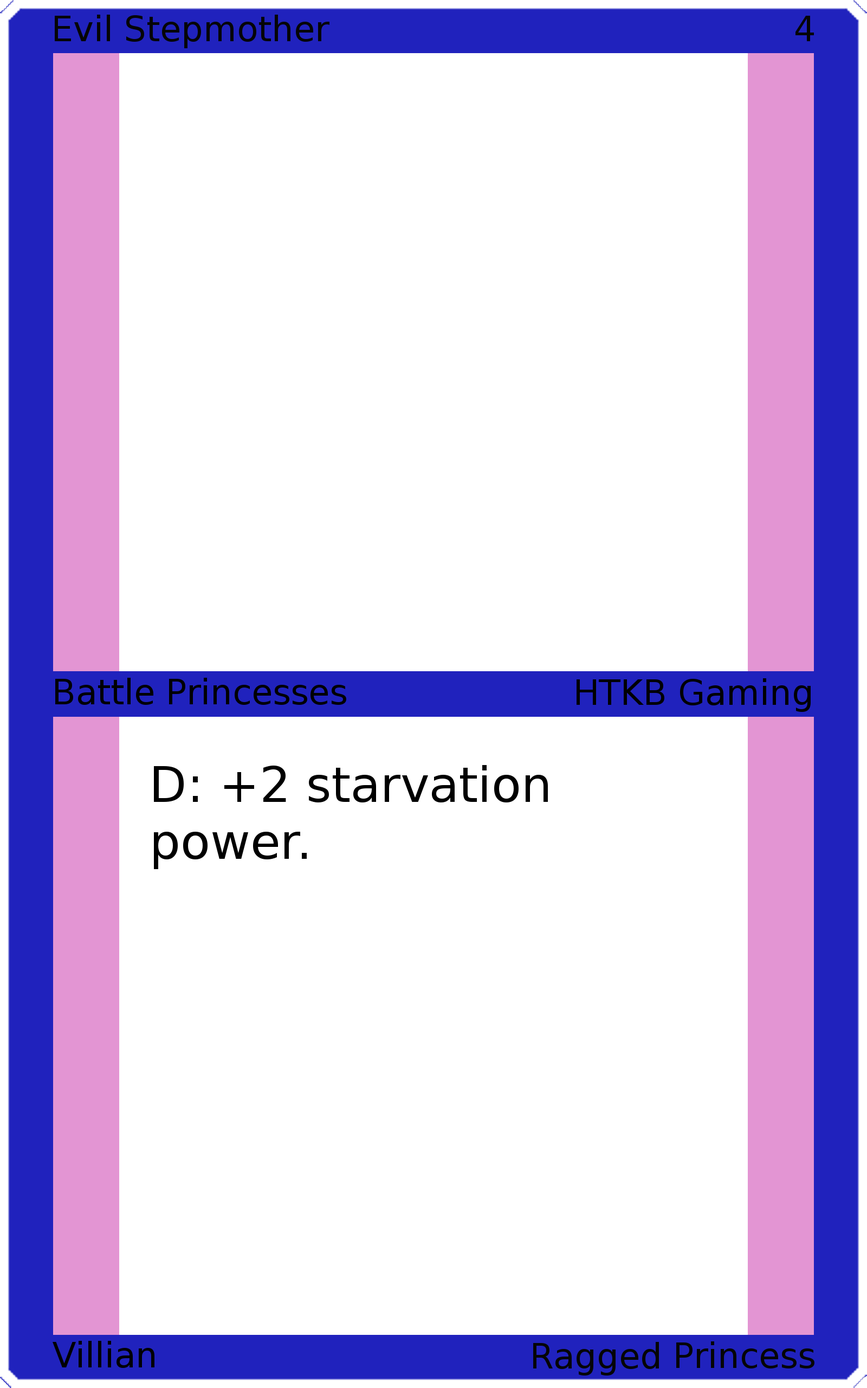
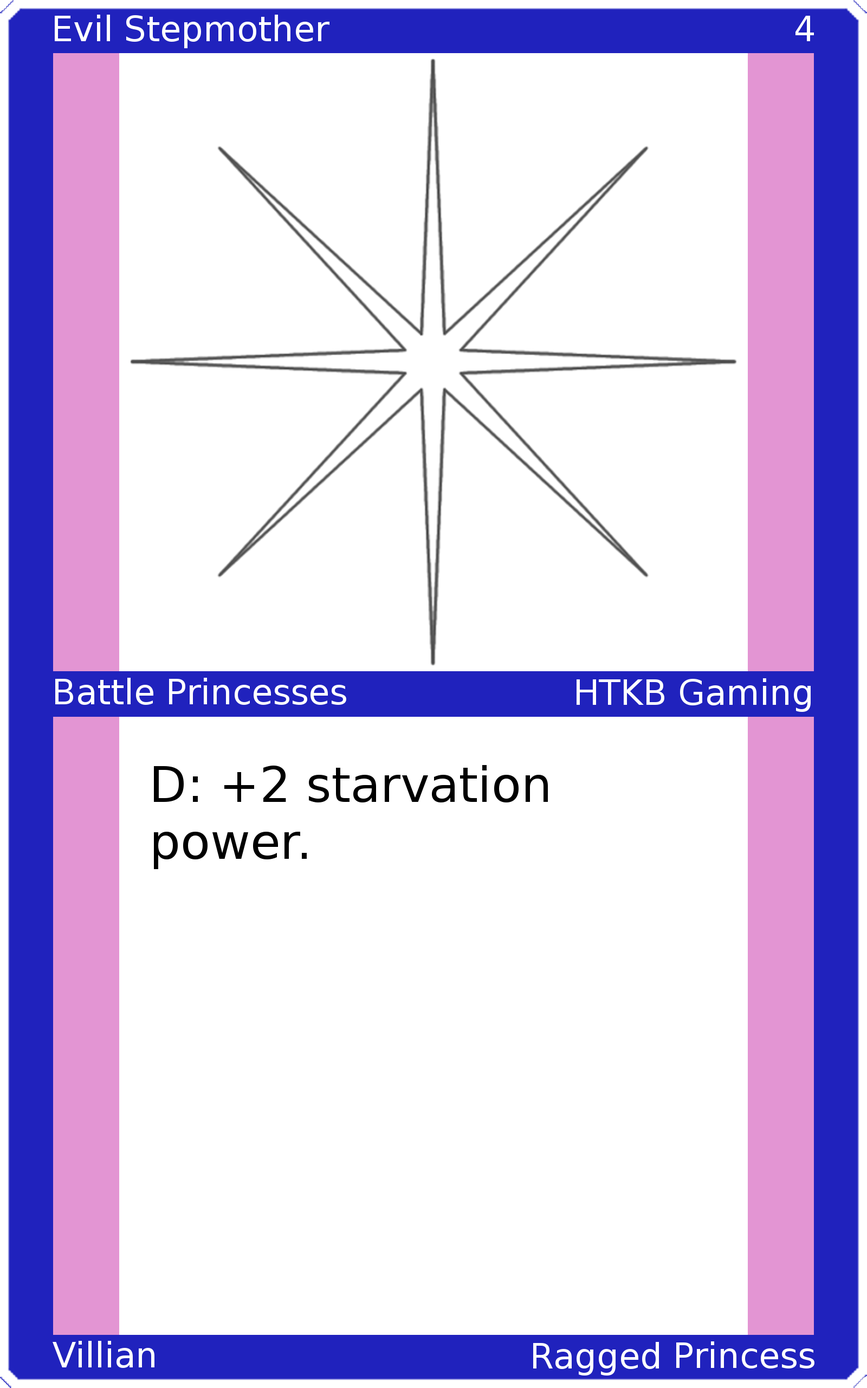
Comparing the layer stacks of the two 867×1388 images. Changes:
painted on "Upper Left" over (54, 14, 330, 49)
painted on "Upper Right" over (795, 15, 815, 42)
painted on "Mid Left" over (55, 677, 347, 705)
painted on "Mid Right" over (576, 678, 811, 712)
painted on "Bottom Left" over (52, 1340, 155, 1368)
painted on "Bottom Right" over (533, 1340, 815, 1376)
added layer "Art" above "Top Background" over (129, 57, 738, 666)
